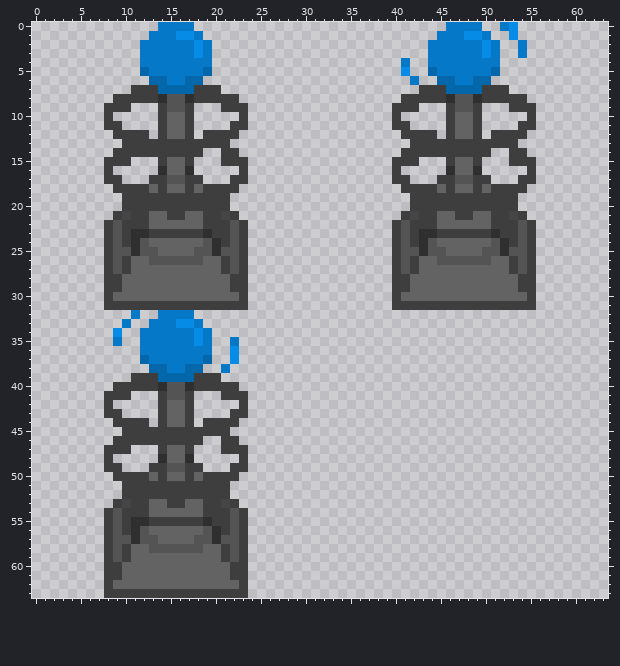
File history of a pixel-art sprite, ricm3.game/sprites/tesla.png. The first picture shows the starting point.
The file is 64x64 pixels. Colours within 5 levels of each other are drawn and written as one.
New version:
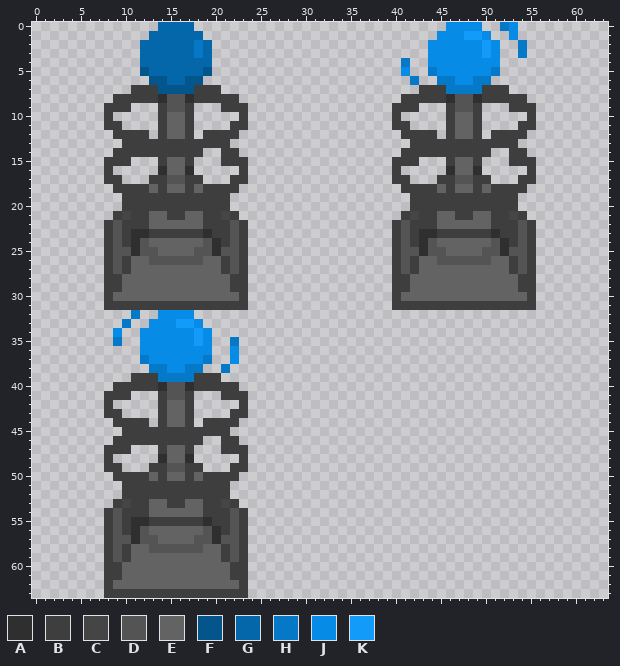
Palette (. is transparent): A #2f2f2f  B #3e3e3e  C #454545  D #545454  E #636363  F #03558c  G #0467aa  H #0579c8  J #068be6  K #129bf9
Changes in this commit:
Colour G becomes colour F in row 5 at x 12 and 19; in row 6 at x 13 to 14 and 17 to 18; in row 7 at x 14 to 17.
Colour H becomes colour G in row 0 at x 14 to 17; in row 1 at x 13 to 15 and 18; in rows 2 to 3 at x 12 to 17 and 19; in row 4 at x 12 to 19; in row 5 at x 13 to 18; in row 6 at x 15 to 16.
Colour J becomes colour G in row 1 at x 16 to 17.
Colour G becomes colour H in row 5 at x 44 and 51; in row 6 at x 45 to 46 and 49 to 50; in row 7 at x 46 to 49; in row 37 at x 12 and 19; in row 38 at x 13 to 14 and 17 to 18; in row 39 at x 14 to 17.
Colour J becomes colour H in rows 2 to 3 at x 18.
Colour H becomes colour J in row 0 at x 46 to 49; in row 1 at x 45 to 47 and 50; in rows 2 to 3 at x 44 to 49 and 51; in row 4 at x 44 to 51; in row 5 at x 45 to 50; in row 6 at x 47 to 48.
Colour H becomes colour J in row 32 at x 14 to 17; in row 33 at x 13 to 15 and 18; in rows 34 to 35 at x 12 to 17 and 19; in row 36 at x 12 to 19; in row 37 at x 13 to 18; in row 38 at x 15 to 16.
Colour J becomes colour K in row 1 at x 48 to 49; in rows 2 to 3 at x 50; in row 33 at x 16 to 17; in rows 34 to 35 at x 18.
Where, in picture pixels (left, top, right, bottom), the same in both pictures:
changed: (140, 22, 212, 94)
changed: (428, 22, 500, 94)
changed: (140, 310, 212, 382)
